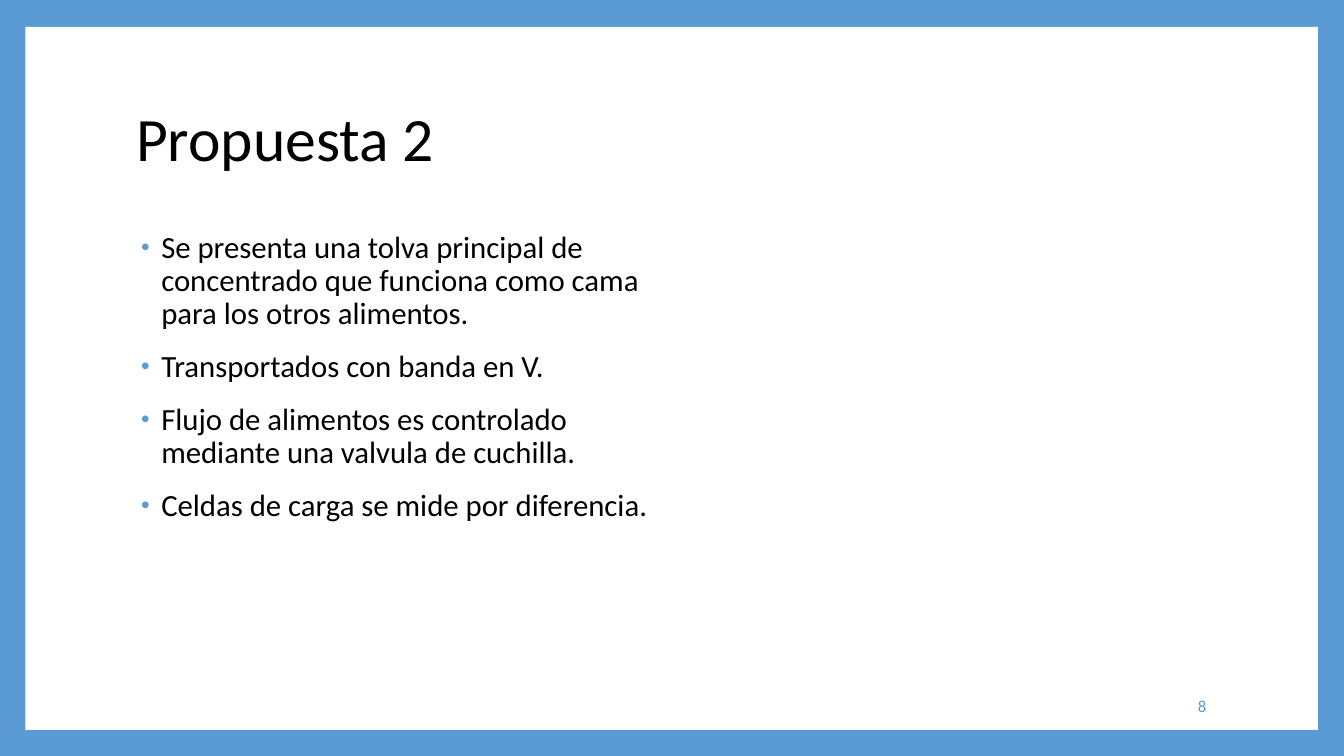
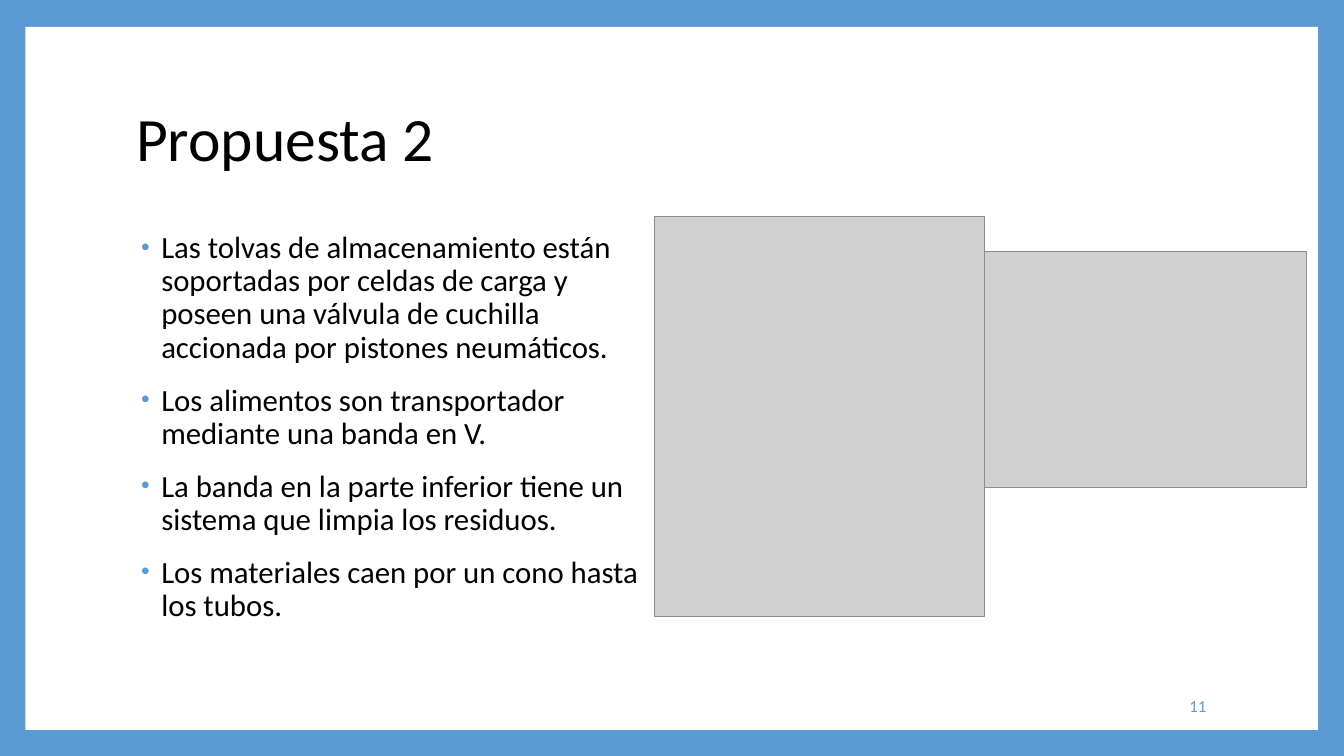
Before and after one commit to steveamena/Graduacion, a slide deck: slide 11 of Documentación/Entregables/Propuestas de solución.pptx (slide 8 before the commit). Drawn at 1344x756 pixels with LibreOffice and Linux fonts; fonts in the diff are those of the drawing; grey boxes stand for pictures. Boxes give left, top, right and bottom in pixels: in the first picture for what was removed or moved away, otherwise in the second. Text is boxed around its words. In the diff, an @@ line names an element or a change of style, - is before the commit and + after.

```diff
--- a/Documentación/Entregables/Propuestas de solución.pptx
+++ b/Documentación/Entregables/Propuestas de solución.pptx
@@ text at (161, 236, 638, 617): text changed @@
-• Se presenta una tolva principal de concentrado que funciona como cama para los otros alimentos.
-• Transportados con banda en V.
-• Flujo de alimentos es controlado mediante una valvula de cuchilla.
-• Celdas de carga se mide por diferencia.
+• Las tolvas de almacenamiento están soportadas por celdas de carga y poseen una válvula de cuchilla accionada por pistones neumáticos.
+• Los alimentos son transportador mediante una banda en V.
+• La banda en la parte inferior tiene un sistema que limpia los residuos.
+• Los materiales caen por un cono hasta los tubos.
@@ picture added at (655, 217, 985, 616) @@
@@ picture added at (972, 251, 1307, 487) @@
@@ page number at (1189, 701, 1206, 712): text changed @@
-8
+11
```
Also in this commit, not shown: 6 other slides changed, 10 slides added, 55 other files.
